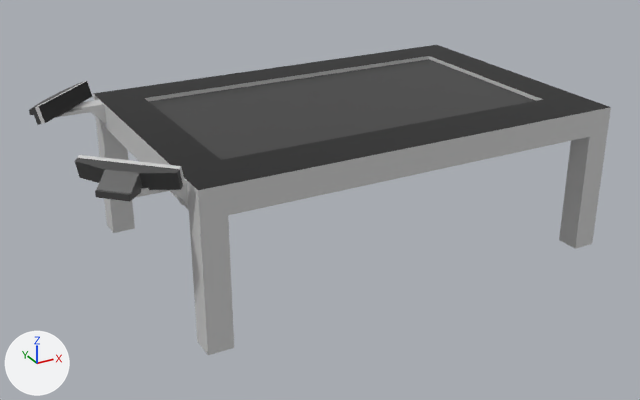
A saved change to the COLLADA model meshes/sandtray.dae.
Both versions are drawn from a 50 mm lens placed at (-0.446, -1.44, 0.46), pointed at (0.214, -0.241, -0.14). The axes (+X, +Y, +Z) are drawn at lower left. The lights are the same throughout. Where no turn or scale is listed for an object, it has been applied to the vertices.

The scene before the commit, as lines of its bpy script (objects in view):
```python
me_cube = bpy.data.meshes.new('Cube')
me_cube.from_pydata(...)  # 48 vertices, 42 faces; spans x -0.07..0.667, y -0.426..0.07, z -0.25..0.005
# faces by material slot: [37, 4, 1]
me_cube.materials.append(mat_aluminium)  # light grey #cecece
me_cube.materials.append(mat_shinyblack)  # black #000000
me_cube.materials.append(mat_screen)  # black #3a3a3a
me_cube_002 = bpy.data.meshes.new('Cube.002')
me_cube_002.from_pydata(...)  # 223 vertices, 133 faces; spans x -0.109..0.0025, y -0.015..0.015, z -0.02..0.0194
me_cube_002.materials.append(mat_material_001)  # light grey #d1d1d1
me_cube_008 = bpy.data.meshes.new('Cube.008')
me_cube_008.from_pydata(...)  # 28 vertices, 22 faces; spans x -0.0745..0.0746, y -0.0348..0.026, z 0.0001..0.0343
# faces by material slot: [1, 4, 17]
me_cube_008.materials.append(mat_shinyblack)  # black #000000
me_cube_008.materials.append(mat_aluminium)  # light grey #cecece
me_cube_008.materials.append(mat_matblack)  # dark grey #464646
ob_bracket = bpy.data.objects.new('bracket', me_cube_002)
ob_bracket.location = (-0.073, -0.37, -0.015)
ob_sandtray = bpy.data.objects.new('Sandtray', me_cube)
ob_sandtray.location = (0.0, 0.0, 0.0)
ob_sr300 = bpy.data.objects.new('sr300', me_cube_008)
ob_sr300.location = (-0.155, -0.371, 0.0)
ob_sr300.rotation_euler = (0.0, 0.0, 2.356)  # degrees (0, 0, 135)
# also in view: 'sr300.001' at (-0.138, -0.001, 0.017)
```
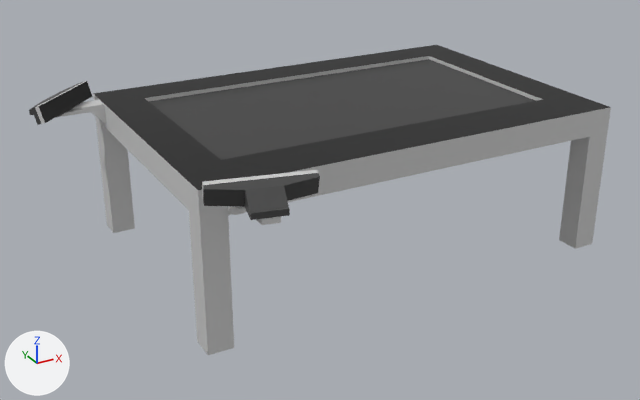
Commit message: Updated sandtray DAE/urdf for pilot study

The edits, one by one:
Material 'Material' (mat_material) is new.
Its base color is (0.64, 0.64, 0.64) (light grey #d1d1d1).
Its roughness is 0.44.
Mesh me_cube_001 is new.
It has 298 vertices, 204 faces and spans x -0.015..0.015, y -0.1122..0.0, z -0.0394..0.0.
It uses material mat_material (light grey #d1d1d1).
Object 'sr300' (ob_sr300) moves from (-0.155, -0.371, 0.0) to (-0.013, -0.511, 0.0).
Object 'sr300' (ob_sr300) turns from (0, 0, 135) to (-1.9, 0, 167) degrees about x, y and z.
Object 'bracket' (ob_bracket) is deleted.
Object 'bracket.002' (ob_bracket_002) is new; it shows me_cube_001.
Its location is (-0.014, -0.426, 0.0).

Where the change shows, as pixel boxes [x1, y1, x2, y2] in the pictures (640 x 400 px):
'sr300', moved, turned: before [75, 155, 185, 201]; after [202, 170, 320, 220]
'bracket', deleted: before [105, 178, 188, 205]
'bracket.002', added: after [228, 206, 281, 225]
